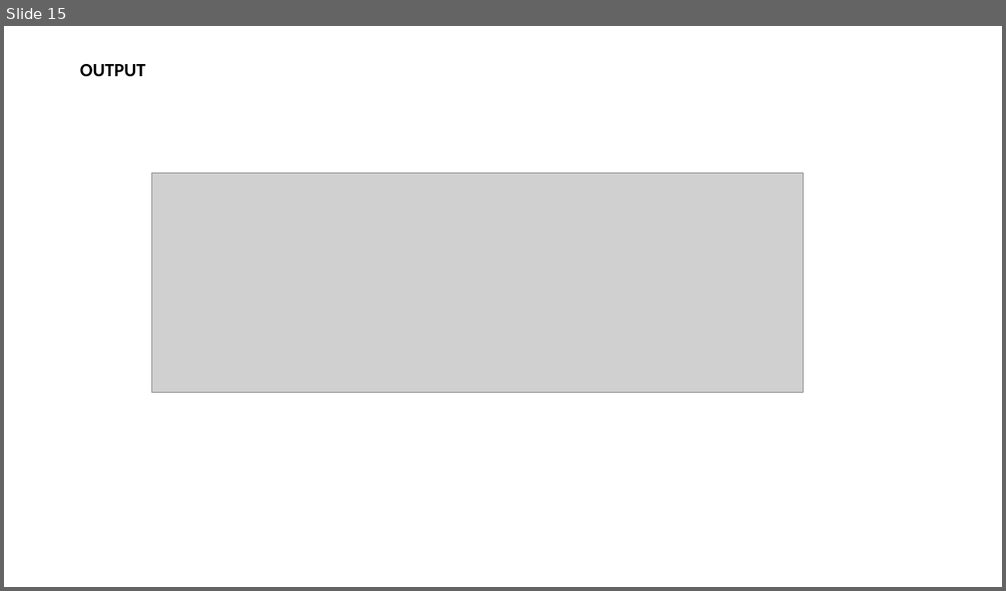
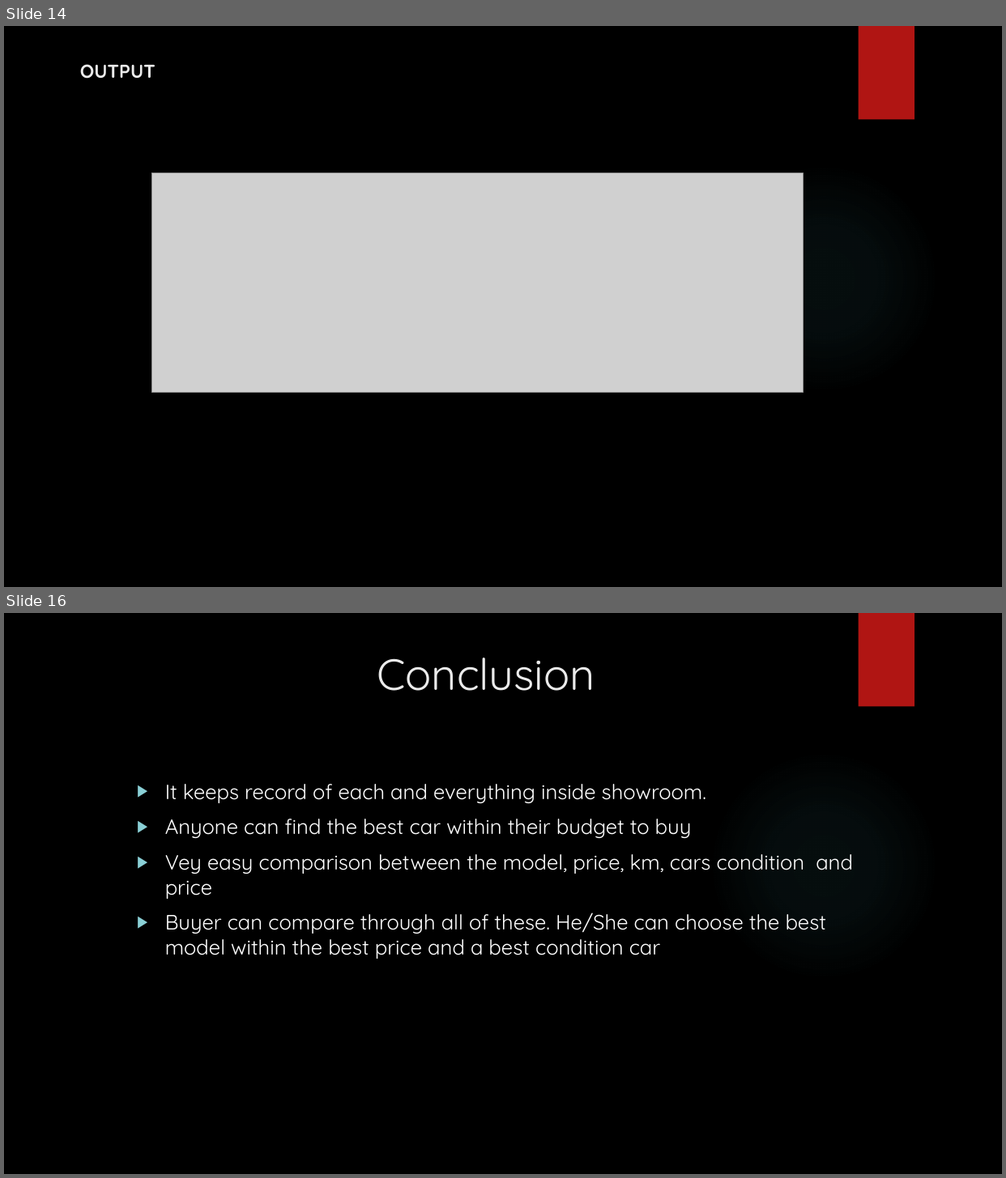
Before and after one commit to Tejashri554/SQL-Project, a slide deck: MiniProject.pptx. Shown one above the other, each under a label of ours: slide 15 before the commit, slides 14 and 16 after it; the slides between them are not shown. The pictures are 1006x591 and 1006x1178 pixels, drawn with LibreOffice and Linux fonts; fonts in the diff are those of the drawing; grey boxes stand for pictures; background and template pictures are left out. Boxes give left, top, right and bottom in pixels: in the first picture for what was removed or moved away, otherwise in the second. Text is boxed around its words. In the diff, an @@ line names an element or a change of style, - is before the commit and + after.

```diff
--- a/MiniProject.pptx
+++ b/MiniProject.pptx
@@ slide 16 added at (4, 613, 1002, 1174), background picture (left out); not listed: 2 template elements that a slide beside it also shows @@
@@ title added at (377, 658, 595, 691), 42 pt, text #EBEBEB @@
+Conclusion
@@ text added at (165, 784, 853, 959), 20 pt, text #FFFFFF @@
+▶ It keeps record of each and everything inside showroom.
+▶ Anyone can find the best car within their budget to buy
+▶ Vey easy comparison between the model, price, km, cars condition and price
+▶ Buyer can compare through all of these. He/She can choose the best model within the best price and a best condition car
@@ what was slide 15 is now slide 14 @@
@@ slide 14 changed as well @@
@@ background #FFFFFF to picture (left out) @@
@@ rectangle added at (859, 26, 914, 120), fill #B01513 @@
@@ title "OUTPUT" at (80, 64, 155, 79): font Calibri to Quicksand, text colour #000000 to #EBEBEB; line spacing 0.9 to 1; vertical alignment middle to top @@
@@ ellipse added at (709, 163, 939, 394), fill gradient #50B9C1 @@
```
Also in this commit, not shown: 11 other slides changed, 3 other slides added, 3 slides removed.
